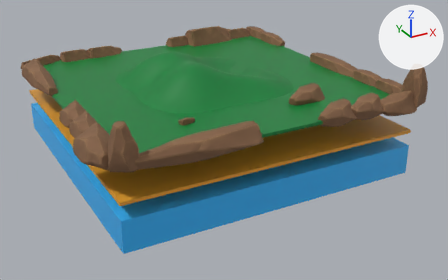
The glTF model glbfs/farside.gltf, before and after one commit.
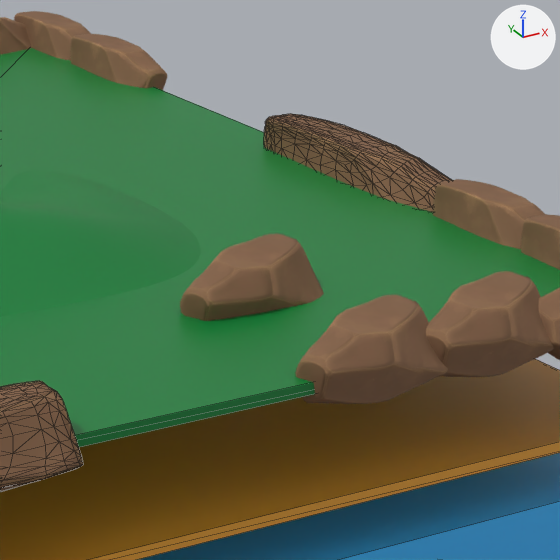
Each version appears first whole from a 50 mm lens placed at (-18.73, -36.93, 17.79), pointed at (0.68, -1.63, 0.14), and next in a close-up on the part from 54% to 86% of the width and 8% to 59% of the height. Every picture has the same lights, and +X, +Y and +Z are marked at upper right. The close-ups show mesh edges as thin lines. Where no turn or scale is listed for an object, it has been applied to the vertices.

The first close-up shows 'Cube', 'Cube.001', 'Cube.002', 'Landscape', 'defaultMaterial.006', 'defaultMaterial.007', 'defaultMaterial.008', 'defaultMaterial.009', 'defaultMaterial.010', 'defaultMaterial.013', 'defaultMaterial.014', 'defaultMaterial.029'.
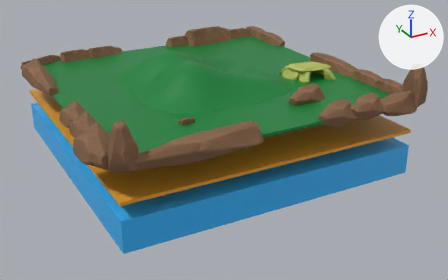
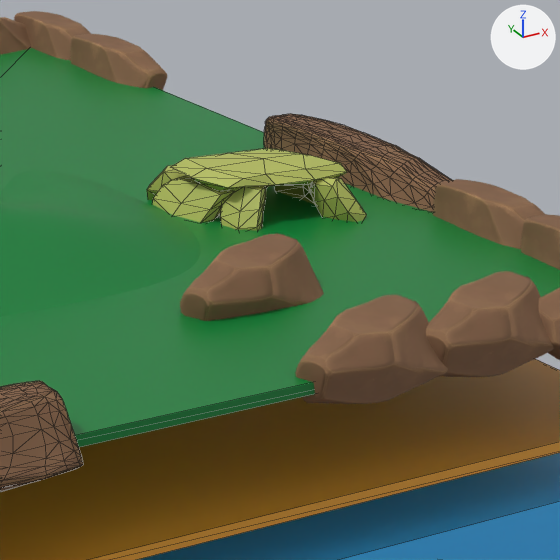
Location of each change, [x1, y1, x2, y2] in pixels of the close-ups (560 x 560 px):
```json
{"object": "Cave__0", "change": "added", "after": [147, 148, 366, 231]}
```

Edits to the scene script, one JSON object a line:
```json
{"op": "add", "block": "mat_scene___root", "code": ["mat_scene___root = principled_material('Scene_-_Root')", "mat_scene___root.base_color = (0.463, 0.507, 0.112)  # yellow #b5bd5e", "mat_scene___root.roughness = 0.6"]}
{"op": "add", "block": "me_cave__0", "code": ["me_cave__0 = bpy.data.meshes.new('Cave__0')", "me_cave__0.from_pydata(...)  # 204 vertices, 384 faces; spans x -0.8..2.42, y -0.78..2.43, z -0.04..1.15", "me_cave__0.materials.append(mat_scene___root)  # yellow #b5bd5e"]}
{"op": "add", "block": "ob_cave__0", "code": ["ob_cave__0 = bpy.data.objects.new('Cave__0', me_cave__0)", "ob_cave__0.location = (6.14, -3.43, 3.92)"]}
```
